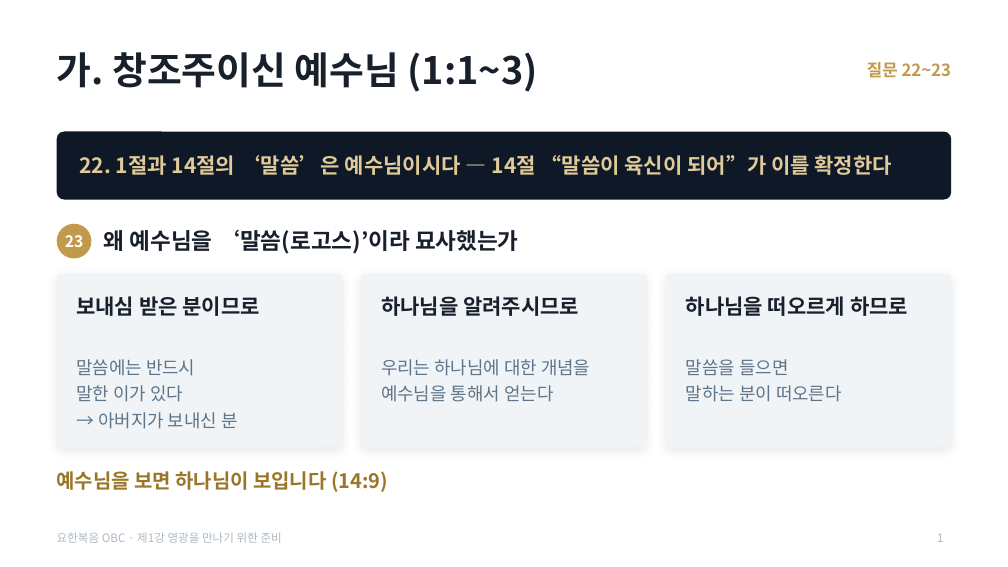
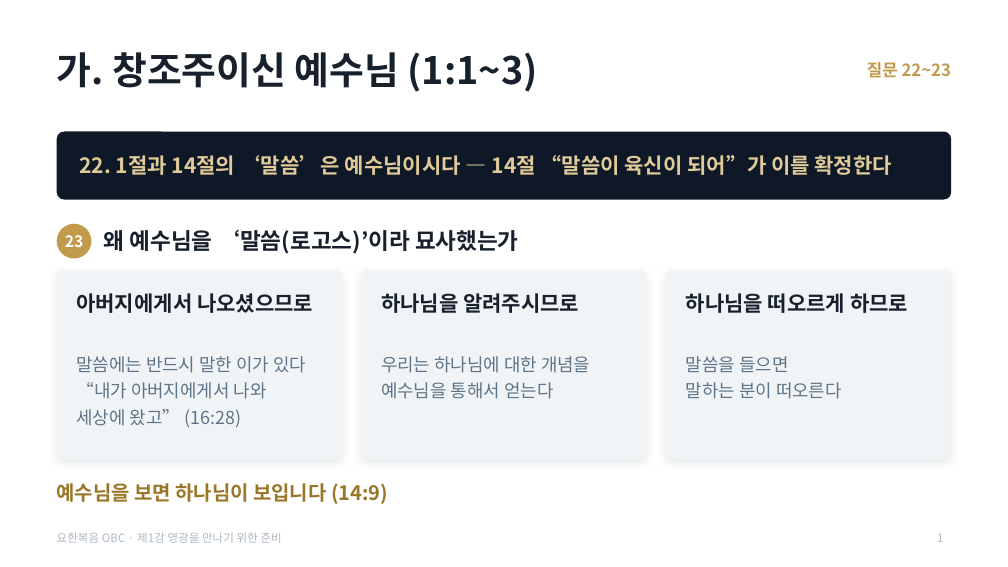
Before and after one commit to mio-modu/bible_GospelofJohn, a slide deck: slide 1 of dist/요한복음_1강_말씀과_창조_2장.pptx. Drawn at 1008x567 pixels with LibreOffice and Linux fonts; fonts in the diff are those of the drawing. Boxes give left, top, right and bottom in pixels: in the first picture for what was removed or moved away, otherwise in the second. Text is boxed around its words. In the diff, an @@ line names an element or a change of style, - is before the commit and + after.

```diff
--- a/dist/요한복음_1강_말씀과_창조_2장.pptx
+++ b/dist/요한복음_1강_말씀과_창조_2장.pptx
@@ rounded rectangle: place and size @@
-rounded rectangle at [57,274,342,448]
+rounded rectangle at [57,271,342,460]
@@ text at [76,293,313,313]: text changed @@
-보내심 받은 분이므로
+아버지에게서 나오셨으므로
@@ rounded rectangle: place and size @@
-rounded rectangle at [361,274,647,448]
+rounded rectangle at [361,271,647,460]
@@ proportions changed in 3 elements at [57,271,342,460], [361,271,647,460], [666,271,951,460] @@
@@ rounded rectangle: place and size @@
-rounded rectangle at [666,274,951,448]
+rounded rectangle at [666,271,951,460]
@@ text at [76,356,306,428]: text changed @@
-말씀에는 반드시
-말한 이가 있다
-→ 아버지가 보내신 분
+말씀에는 반드시 말한 이가 있다
+“내가 아버지에게서 나와
+세상에 왔고” (16:28)
@@ text "예수님을 보면 하나님이 보입니다 (14:9)": place and size @@
-text "예수님을 보면 하나님이 보입니다 (14:9)" at [57,471,388,492]
+text "예수님을 보면 하나님이 보입니다 (14:9)" at [57,483,388,504]
```
Also in this commit, not shown: 1 other file.
